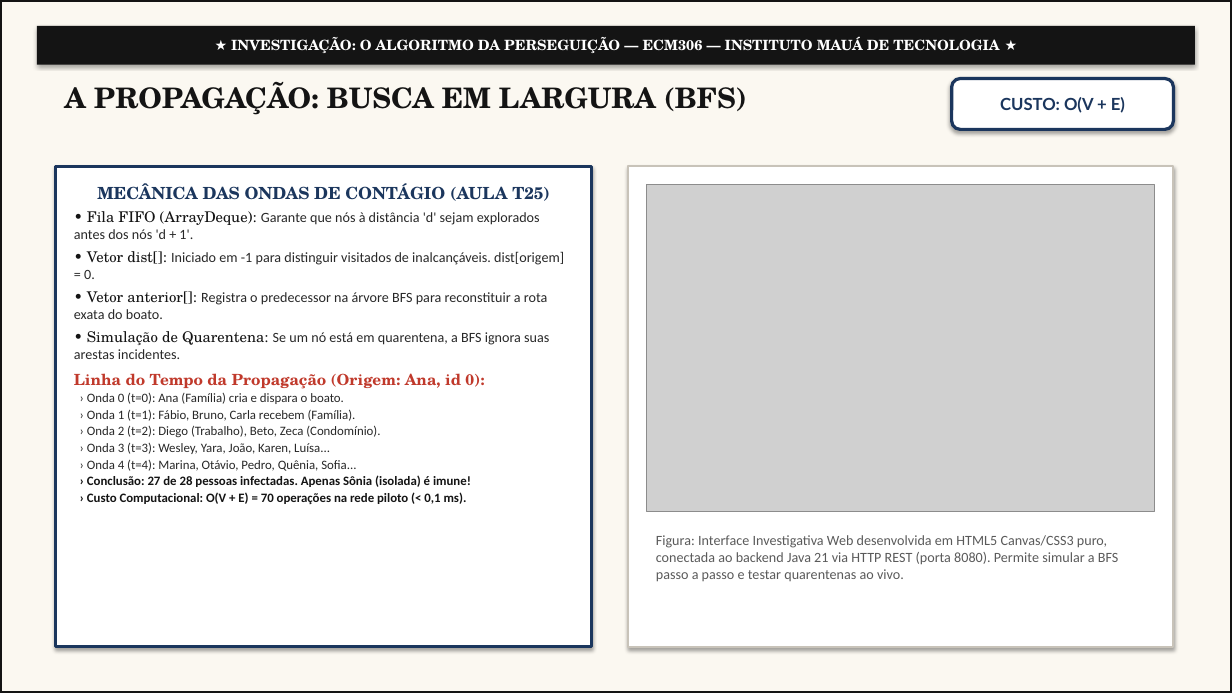
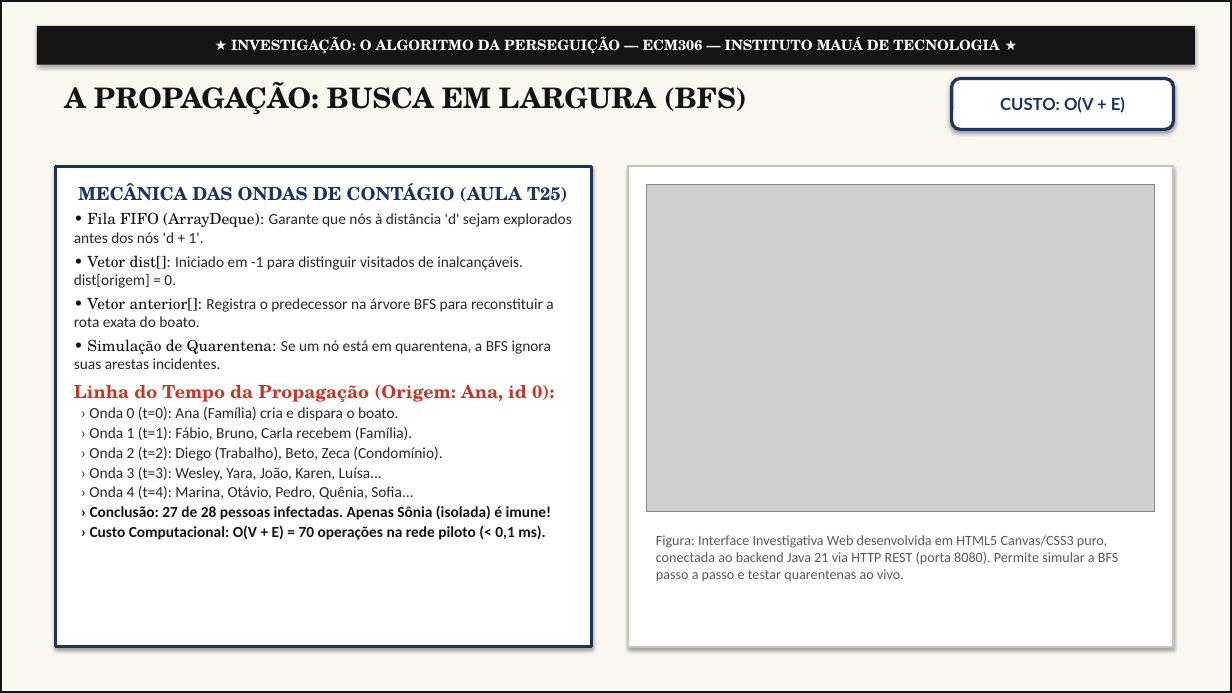
Before and after one commit to DavidSanchezBD/projeto-semestral-grafos, a slide deck: slide 4 of Entrega/Apresentacao_Caso_Fake_News.pptx. Drawn at 1232x693 pixels with LibreOffice and Linux fonts; fonts in the diff are those of the drawing; grey boxes stand for pictures. Boxes give left, top, right and bottom in pixels: in the first picture for what was removed or moved away, otherwise in the second. Text is boxed around its words. In the diff, an @@ line names an element or a change of style, - is before the commit and + after.

```diff
--- a/Entrega/Apresentacao_Caso_Fake_News.pptx
+++ b/Entrega/Apresentacao_Caso_Fake_News.pptx
@@ rectangle "MECÂNICA DAS ONDAS DE CONTÁGIO ..." at bbox=[55, 166, 592, 647]: size 13 to 14 pt in "MECÂNICA DAS ONDAS DE CONTÁGIO (AULA T25)"; size 11.5 to 12 pt in "• Fila FIFO (ArrayDeque):", "• Vetor dist[]:", "• Vetor anterior[]:", "• Simulação de Quarentena:"; size 11 to 12 pt in "Garante que nós à distância 'd' sejam ...", "Iniciado em -1 para distinguir visitados de ...", "Registra o predecessor na árvore BFS para ...", "Se um nó está em quarentena, a ..."; size 12 to 14 pt in "Linha do Tempo da Propagação (Origem: Ana, ..."; size 10 to 12 pt in "› Onda 0 (t=0): Ana (Família) cria ...", "› Onda 1 (t=1): Fábio, Bruno, Carla ...", "› Onda 2 (t=2): Diego (Trabalho), Beto, ...", "› Onda 3 (t=3): Wesley, Yara, João, ..." and 3 more places @@
```
Also in this commit, not shown: 15 other files.
